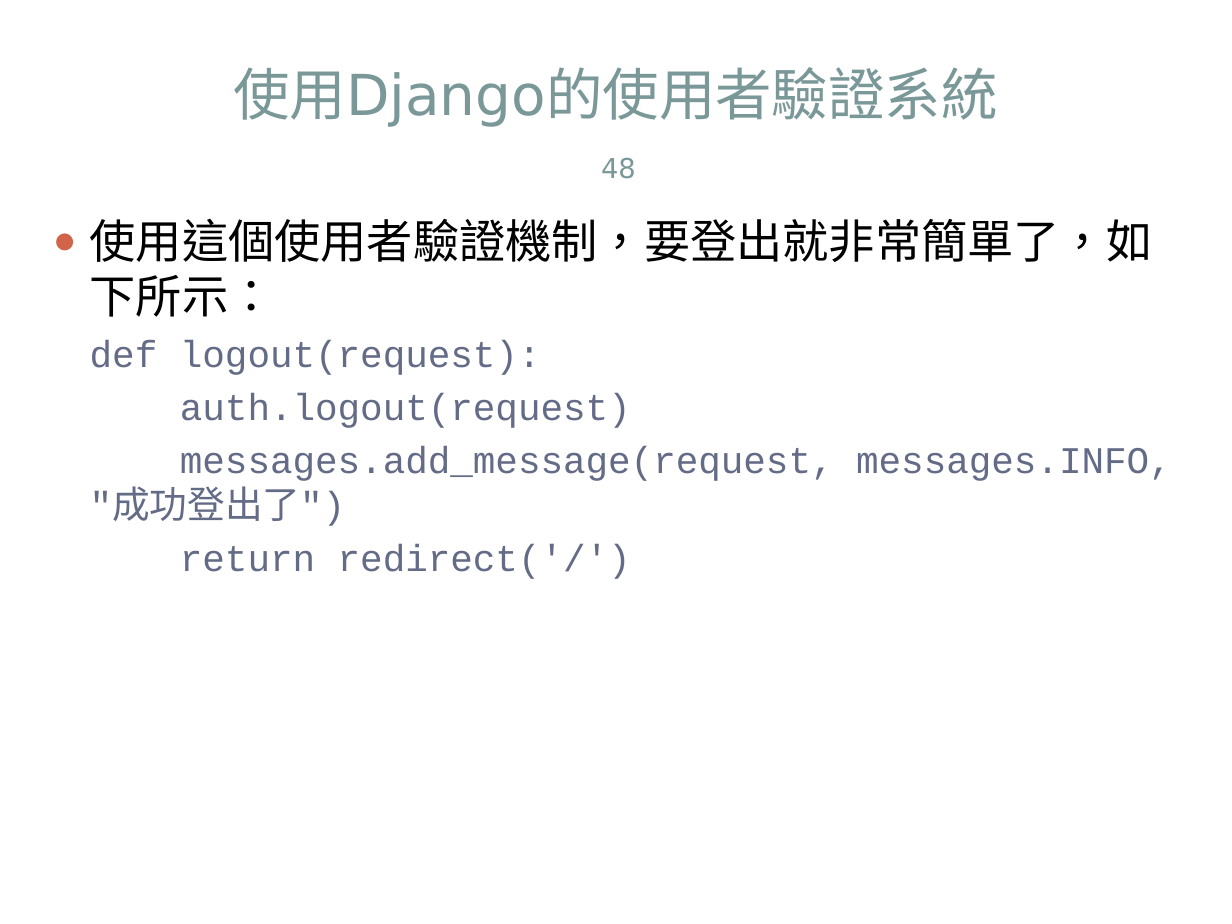
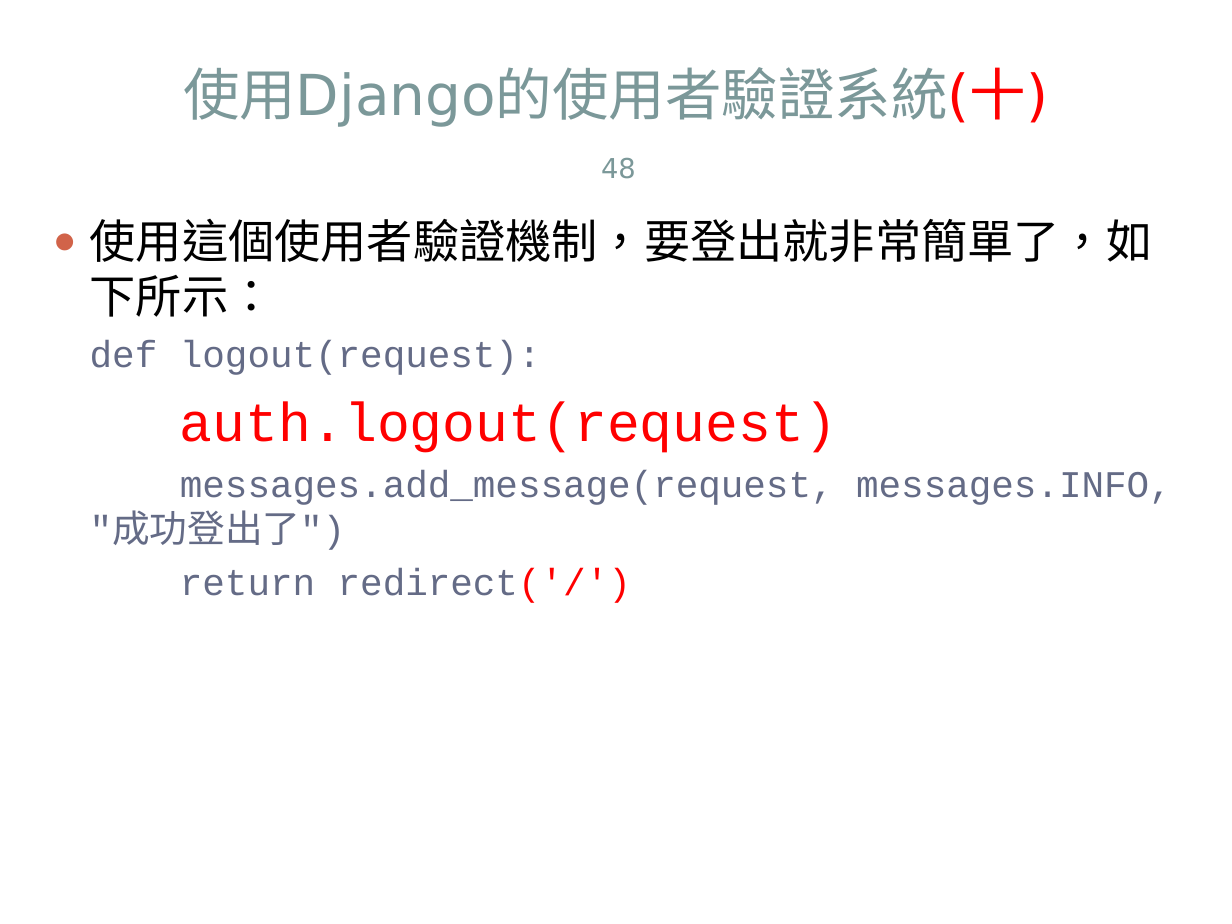
Before and after one commit to jacktea88/406django, a slide deck: slide 48 of ch09/Django4-ch09.pptx. Drawn at 1232x924 pixels with LibreOffice and Linux fonts; fonts in the diff are those of the drawing. Boxes give left, top, right and bottom in pixels: in the first picture for what was removed or moved away, otherwise in the second. Text is boxed around its words. In the diff, an @@ line names an element or a change of style, - is before the commit and + after.

```diff
--- a/ch09/Django4-ch09.pptx
+++ b/ch09/Django4-ch09.pptx
@@ title at (x1=183, y1=67, x2=1048, y2=127): text changed @@
-使用Django的使用者驗證系統
+使用Django的使用者驗證系統(十)
@@ text at (x1=180, y1=402, x2=837, y2=603): size 22 to 32 pt in "auth.logout(request)"; text colour #646B86 to #FF0000 in "auth.logout(request)", "redirect('/')"; more space between paragraphs @@
```
Also in this commit, not shown: 22 other slides changed, 5 other files.
